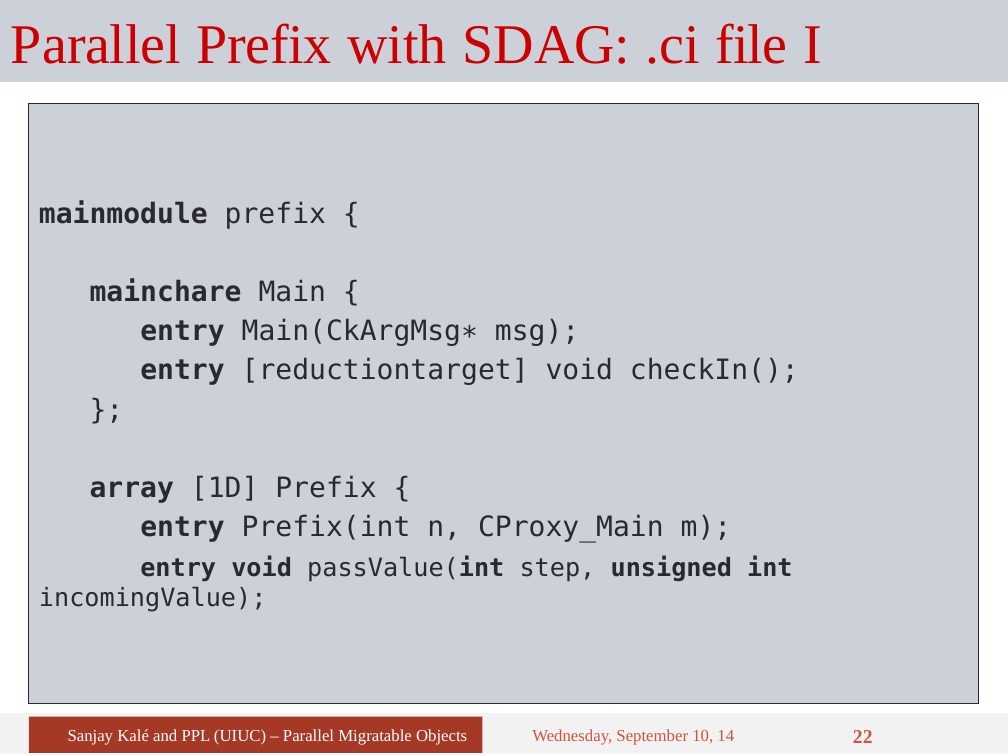
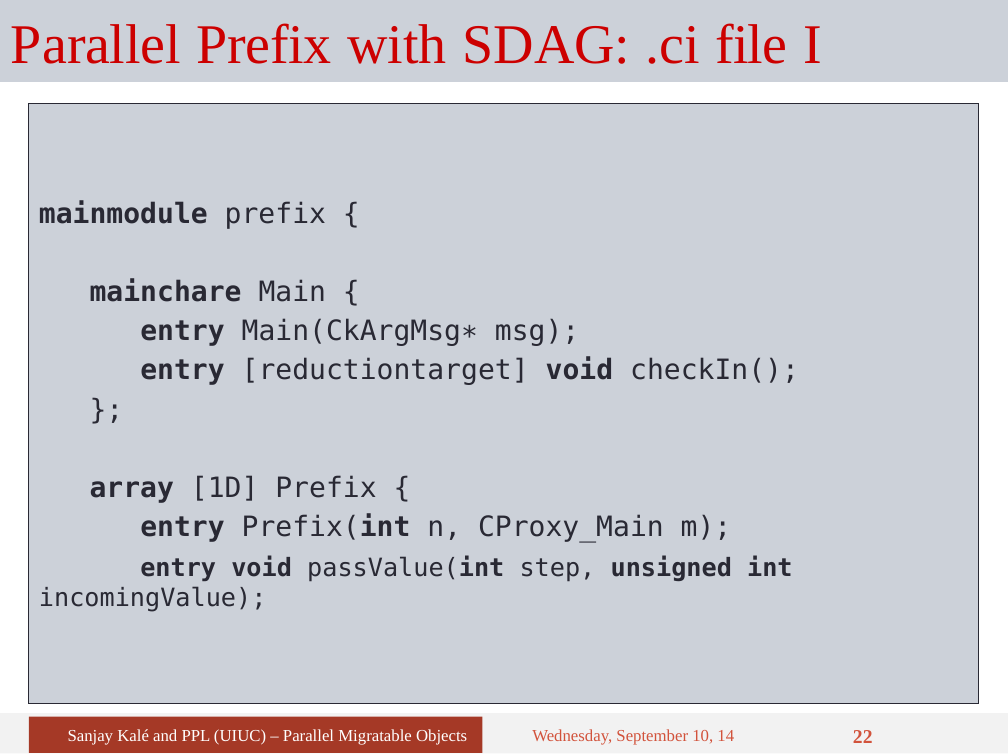
Before and after one commit to UIUC-PPL/charm_tutorial, a slide deck: slide 22 of tutorial-07-sdag.pptx. Drawn at 1008x756 pixels with LibreOffice and Linux fonts; fonts in the diff are those of the drawing. Boxes give left, top, right and bottom in pixels: in the first picture for what was removed or moved away, otherwise in the second. Text is boxed around its words. In the diff, an @@ line names an element or a change of style, - is before the commit and + after.

Commit message:
Fix spacing, fonts, quotes, and do some general code cleanup

```diff
--- a/tutorial-07-sdag.pptx
+++ b/tutorial-07-sdag.pptx
@@ text at (x1=140, y1=357, x2=799, y2=543): bold on in "void", "Prefix(int" @@
```
Also in this commit, not shown: 14 other slides changed.
